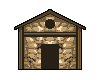
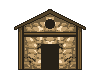
Before/after of a 100x80 layered artwork. What changed in the layer stack:
added layer "Capa 2" above "Capa 1" over [14, 9, 86, 70]
hid "Capa 1" over [14, 9, 86, 70]
